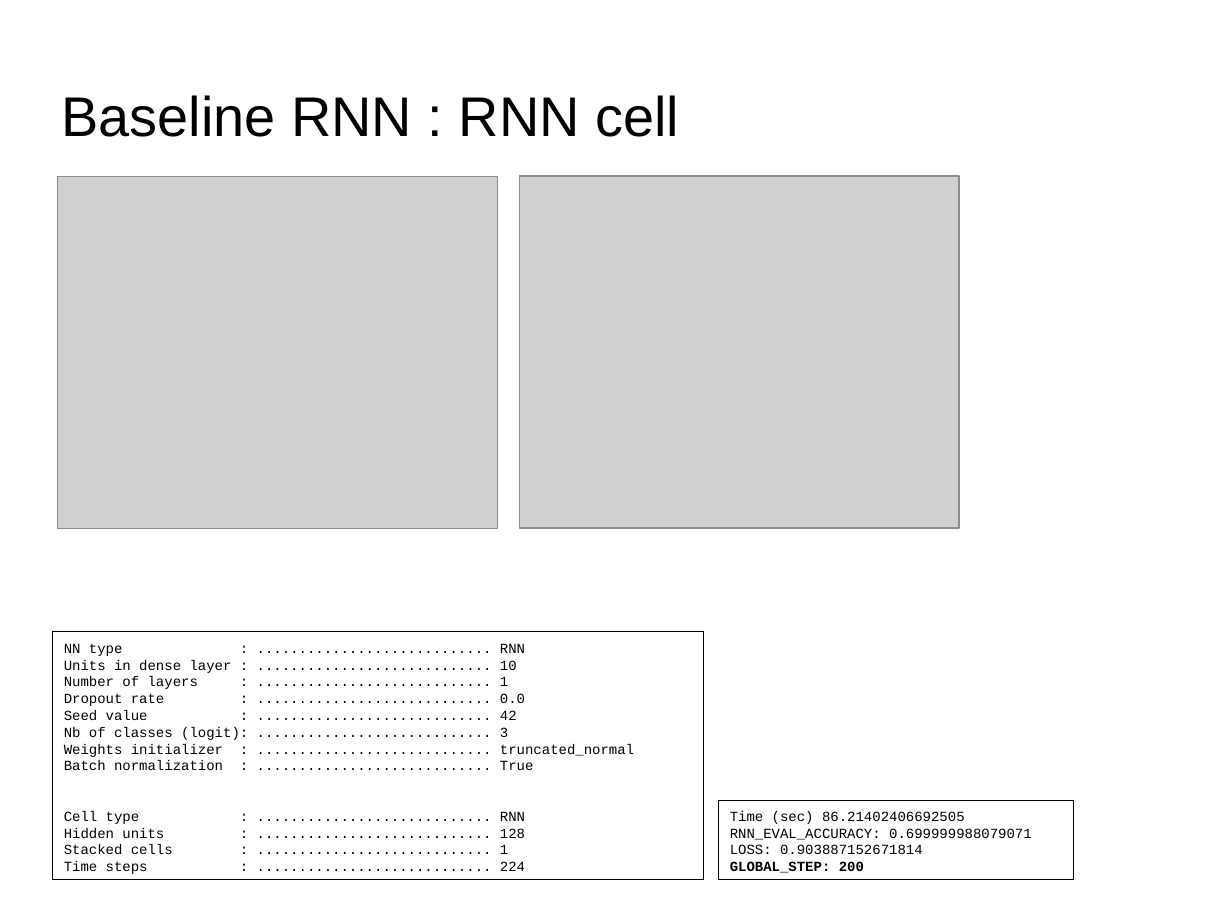
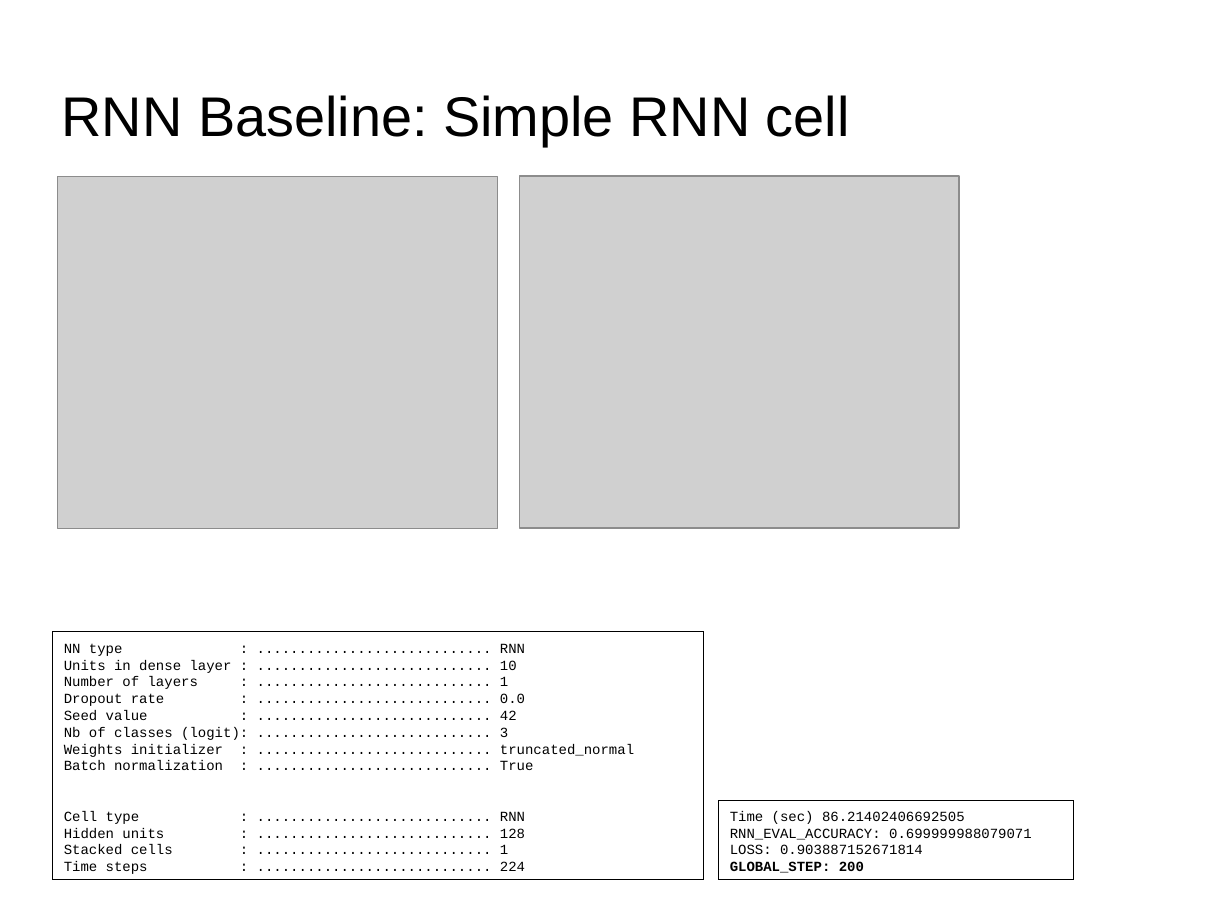
Before and after one commit to dataforcast/OC_Datascientist, a slide deck: slide 29 of P8/report/Openclassrooms_ParcoursDatascientist_P8-V1.odp (slide 14 before the commit). Drawn at 1232x924 pixels with LibreOffice and Linux fonts; fonts in the diff are those of the drawing; grey boxes stand for pictures; background and template pictures are left out. Boxes give left, top, right and bottom in pixels: in the first picture for what was removed or moved away, otherwise in the second. Text is boxed around its words. In the diff, an @@ line names an element or a change of style, - is before the commit and + after.

```diff
--- a/P8/report/Openclassrooms_ParcoursDatascientist_P8-V1.odp
+++ b/P8/report/Openclassrooms_ParcoursDatascientist_P8-V1.odp
@@ title at [62, 95, 850, 146]: text changed @@
-Baseline RNN : RNN cell
+RNN Baseline: Simple RNN cell
```
Also in this commit, not shown: 10 other slides changed, 17 slides added, 7 other files.
